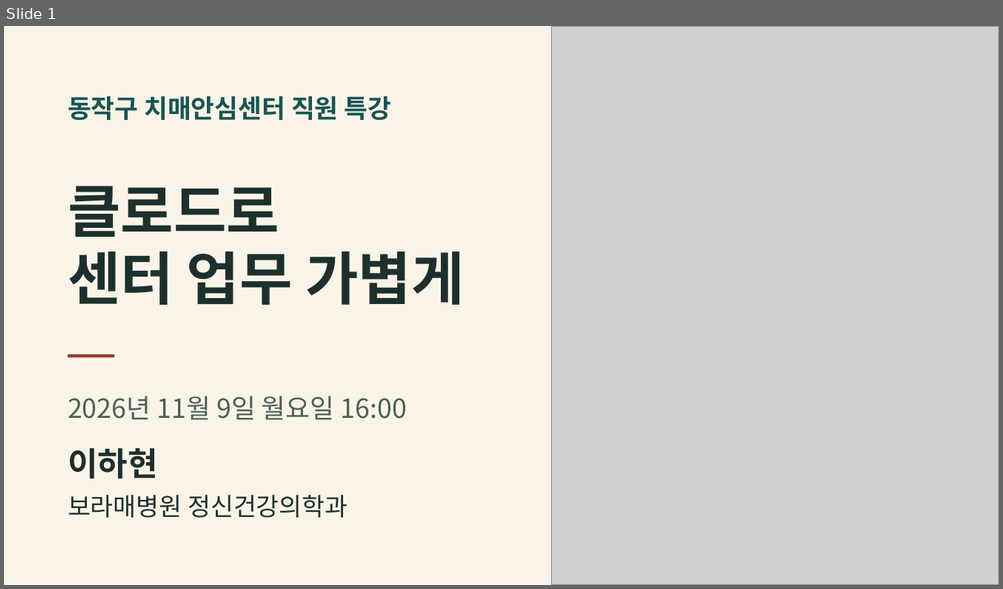
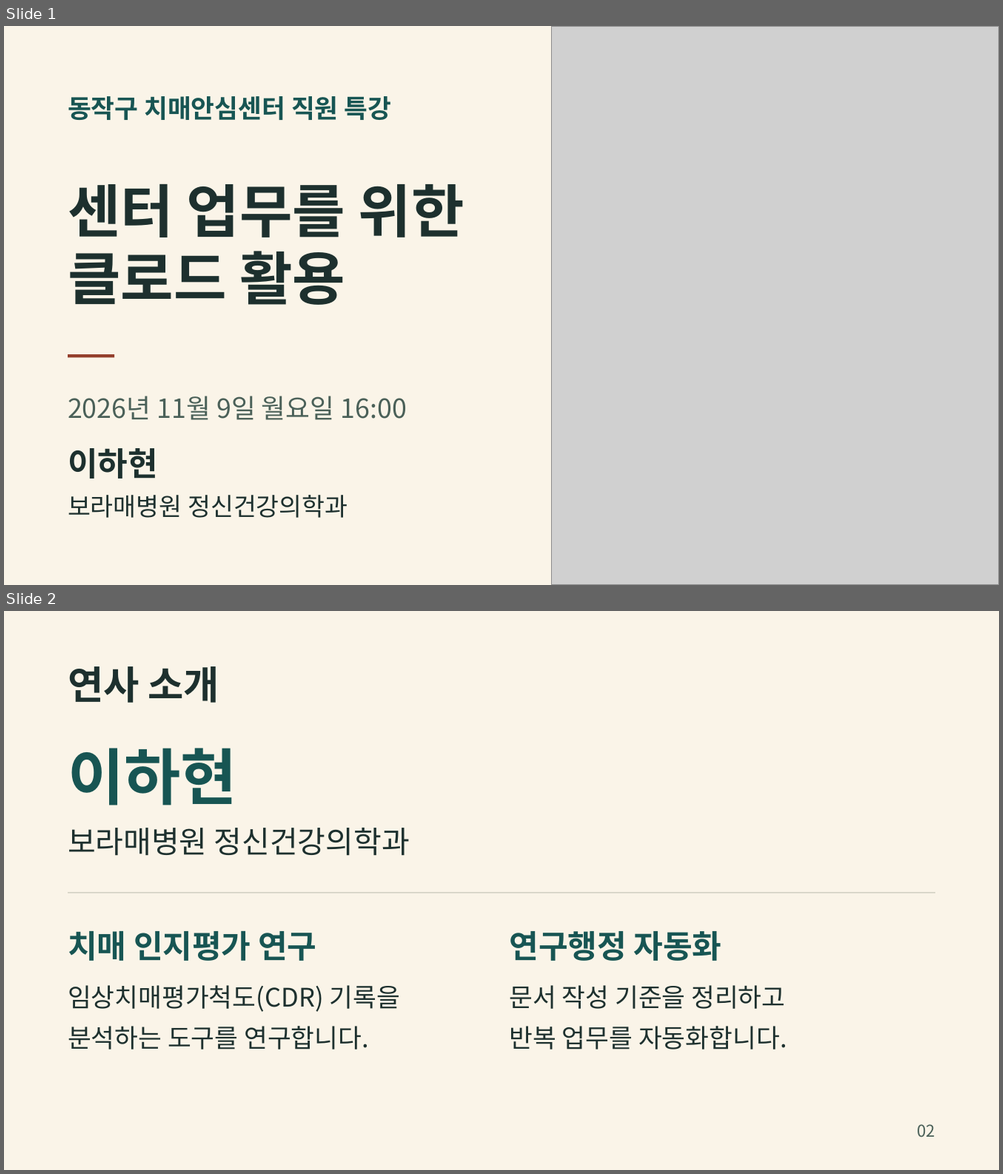
Before and after one commit to Hahyun-Lee/claude-workshop-dementia-center, a slide deck: slides/slides.pptx. Shown one above the other, each under a label of ours: slide 1 before the commit, slides 1 and 2 after it. The pictures are 1003x589 and 1003x1174 pixels, drawn with LibreOffice and Linux fonts; fonts in the diff are those of the drawing; grey boxes stand for pictures. Boxes give left, top, right and bottom in pixels: in the first picture for what was removed or moved away, otherwise in the second. Text is boxed around its words. In the diff, an @@ line names an element or a change of style, - is before the commit and + after.

Commit message:
슬라이드 10장으로 갱신(연사 소개·번역표 추가), 인스타 카드·카드뉴스 예시 추가

```diff
--- a/slides/slides.pptx
+++ b/slides/slides.pptx
@@ slide 2 added at (4,611,999,1170), background #FAF4E8 @@
@@ text added at (68,667,220,703), 37.5 pt, text #1D302E, bold @@
+연사 소개
@@ text added at (68,748,237,806), 59.2 pt, text #175553, bold @@
+이하현
@@ text added at (68,828,410,856), 29.2 pt, text #1D302E @@
+보라매병원 정신건강의학과
@@ rectangle added at (68,892,934,894), fill #D3D2C4 @@
@@ text added at (68,931,316,961), 30.8 pt, text #175553, bold @@
+치매 인지평가 연구
@@ text added at (509,931,722,961), 30.8 pt, text #175553, bold @@
+연구행정 자동화
@@ text added at (68,985,400,1012), 24.8 pt, text #1D302E @@
+임상치매평가척도(CDR) 기록을
@@ text added at (509,985,785,1009), 24.8 pt, text #1D302E @@
+문서 작성 기준을 정리하고
@@ text added at (68,1026,369,1050), 24.8 pt, text #1D302E @@
+분석하는 도구를 연구합니다.
@@ text added at (509,1026,787,1050), 24.8 pt, text #1D302E @@
+반복 업무를 자동화합니다.
@@ text added at (916,1125,934,1138), 15.8 pt, text #4A6058 @@
+02
@@ slide 1 changed as well @@
@@ text at (68,184,464,238): text changed @@
-클로드로
+센터 업무를 위한
@@ text at (68,251,345,305): text changed @@
-센터 업무 가볍게
+클로드 활용
```
Also in this commit, not shown: 7 other slides changed, 1 other slide added, 7 other files.
